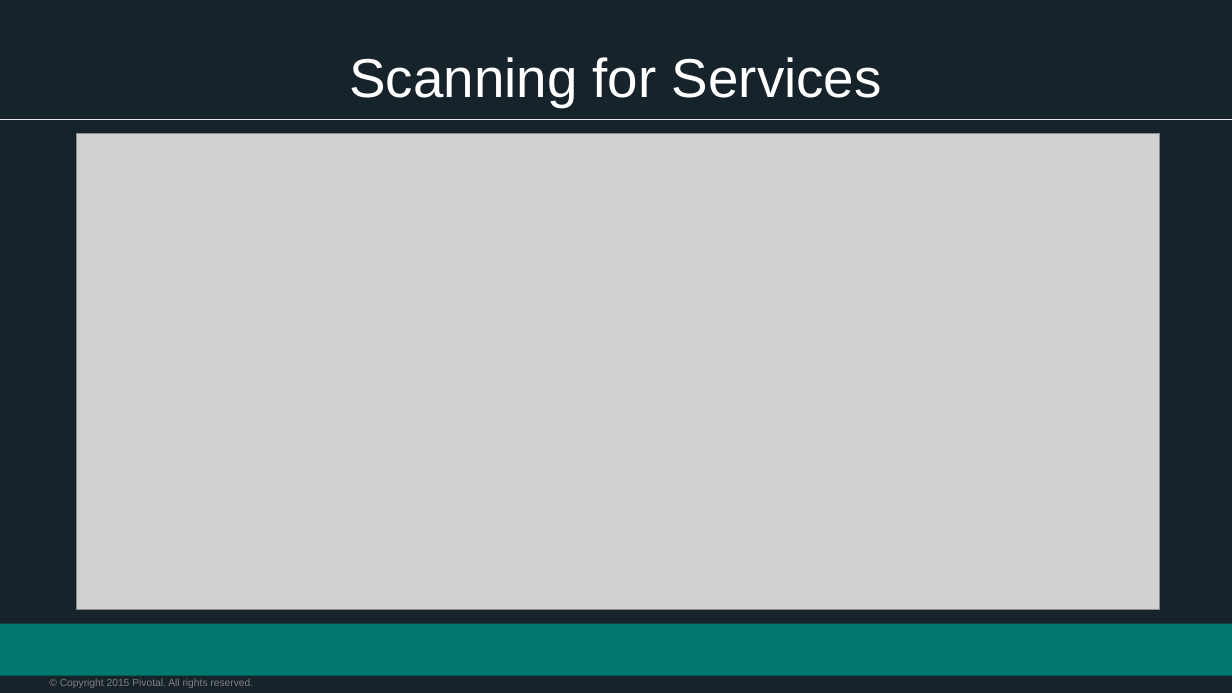
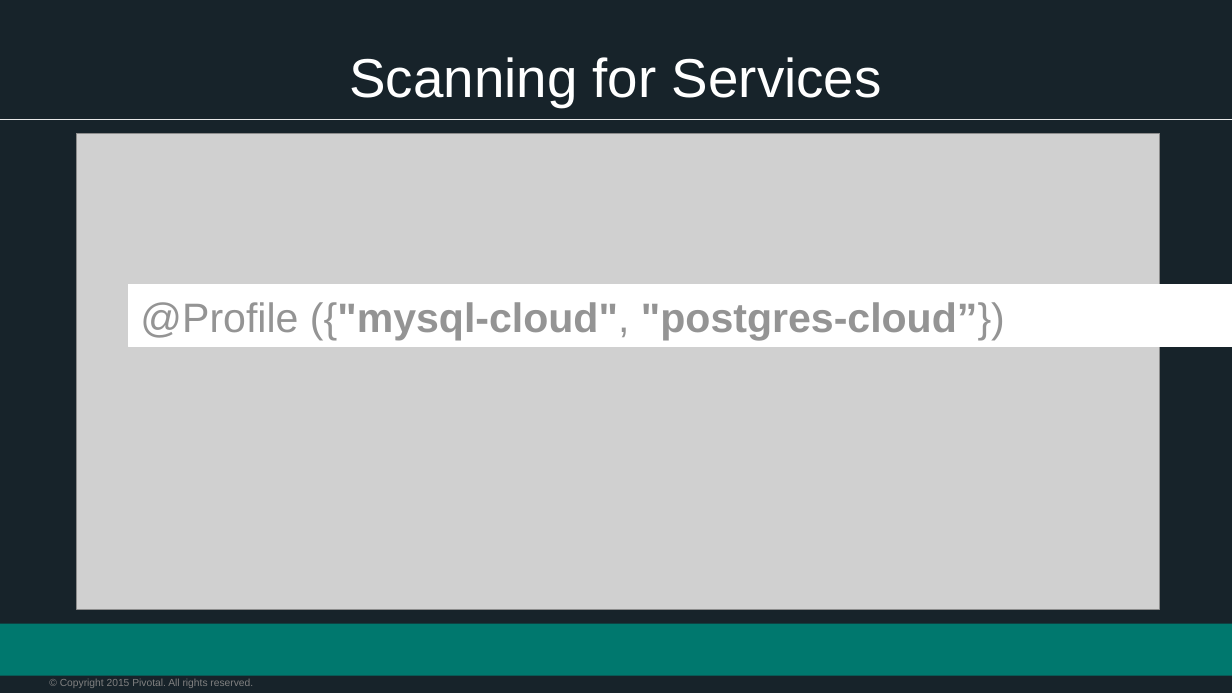
Before and after one commit to phopper-pivotal/CN-Workshop-Dish, a slide deck: slide 3 of presentations/Session_6_Spring_Cloud_Connectors.pptx. Drawn at 1232x693 pixels with LibreOffice and Linux fonts; fonts in the diff are those of the drawing; grey boxes stand for pictures; background and template pictures are left out. Boxes give left, top, right and bottom in pixels: in the first picture for what was removed or moved away, otherwise in the second. Text is boxed around its words. In the diff, an @@ line names an element or a change of style, - is before the commit and + after.

Commit message:
minor slide updates

```diff
--- a/presentations/Session_6_Spring_Cloud_Connectors.pptx
+++ b/presentations/Session_6_Spring_Cloud_Connectors.pptx
@@ rectangle added at (x1=128, y1=285, x2=1232, y2=346), fill #FFFFFF, outline #FFFFFF 0.75 pt, 24 pt, text #949494, bold @@
+@Profile ({"mysql-cloud", "postgres-cloud”})
```
